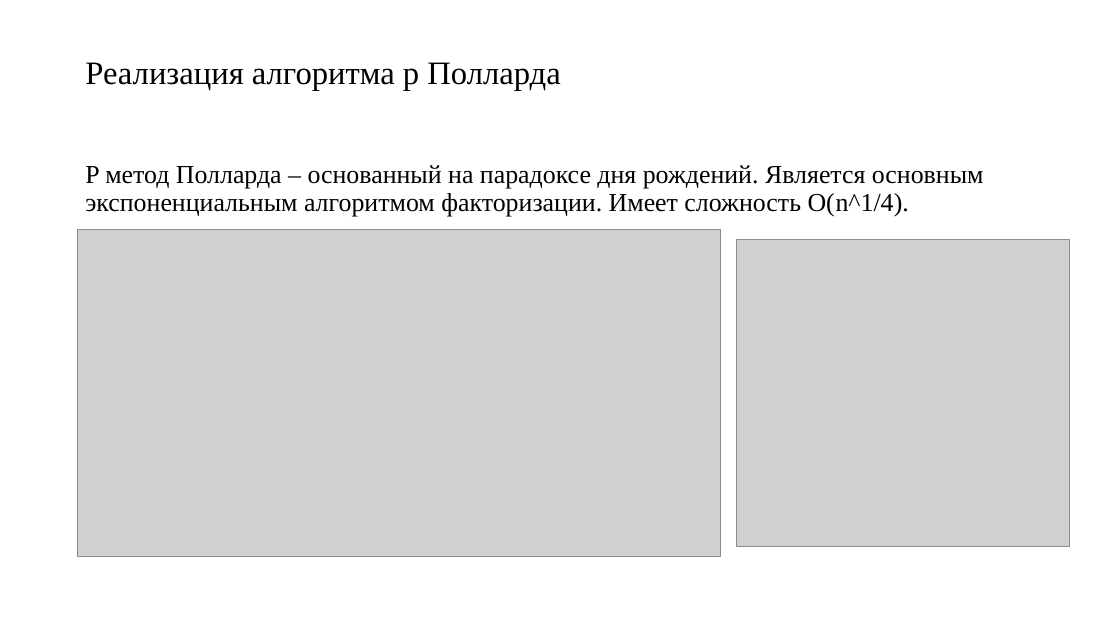
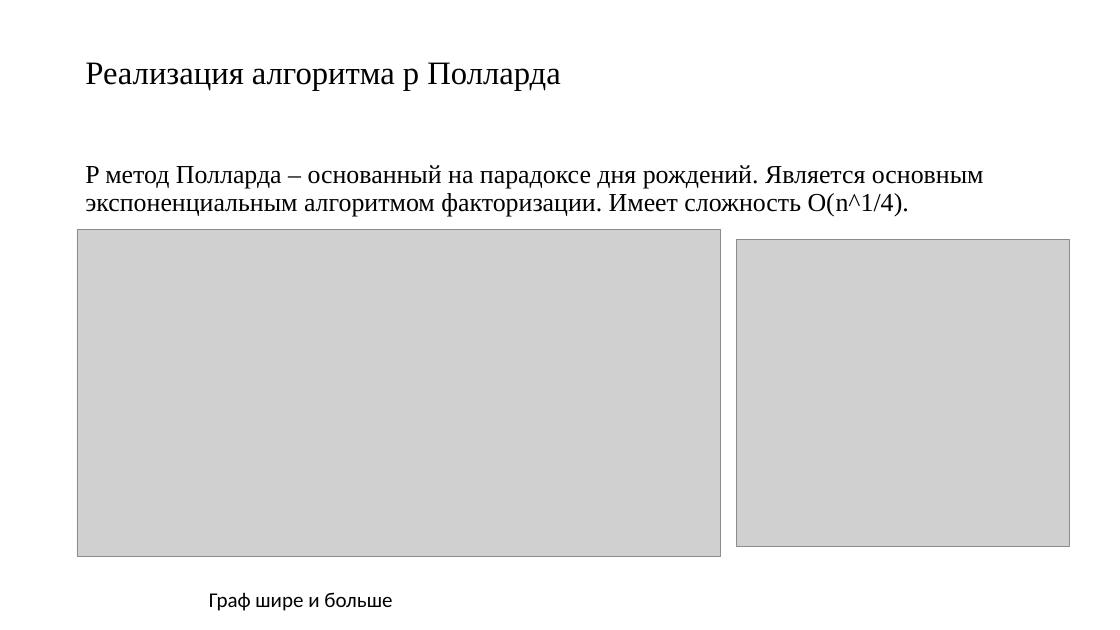
Before and after one commit to pagamov/VKR, a slide deck: slide 3 of Гамов Павел Чтения.pptx. Drawn at 1120x630 pixels with LibreOffice and Linux fonts; fonts in the diff are those of the drawing; grey boxes stand for pictures. Boxes give left, top, right and bottom in pixels: in the first picture for what was removed or moved away, otherwise in the second. Text is boxed around its words. In the diff, an @@ line names an element or a change of style, - is before the commit and + after.

```diff
--- a/Гамов Павел Чтения.pptx
+++ b/Гамов Павел Чтения.pptx
@@ text added at (209, 592, 392, 611), 18 pt, text #000000 @@
+Граф шире и больше
```
Also in this commit, not shown: 5 other slides changed.
